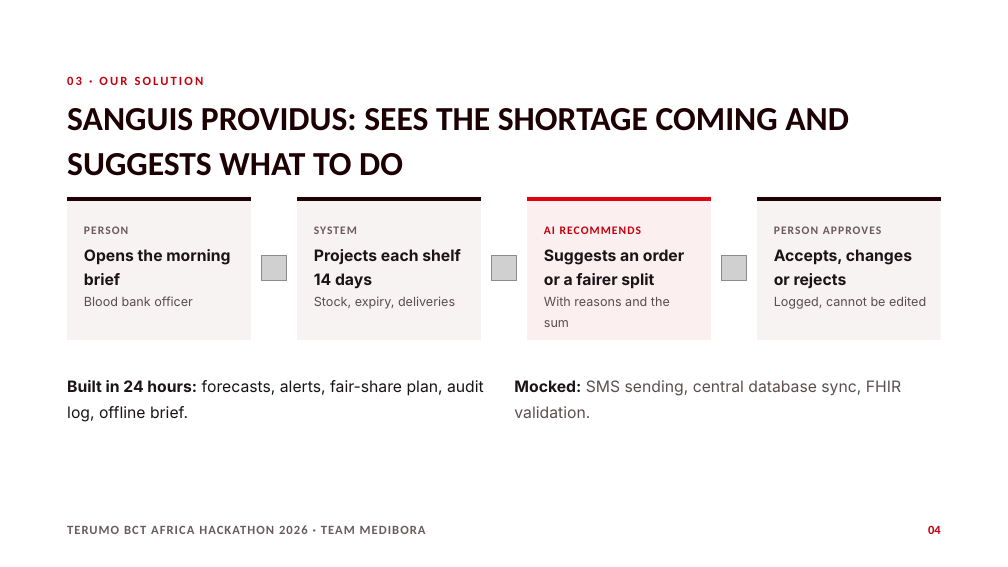
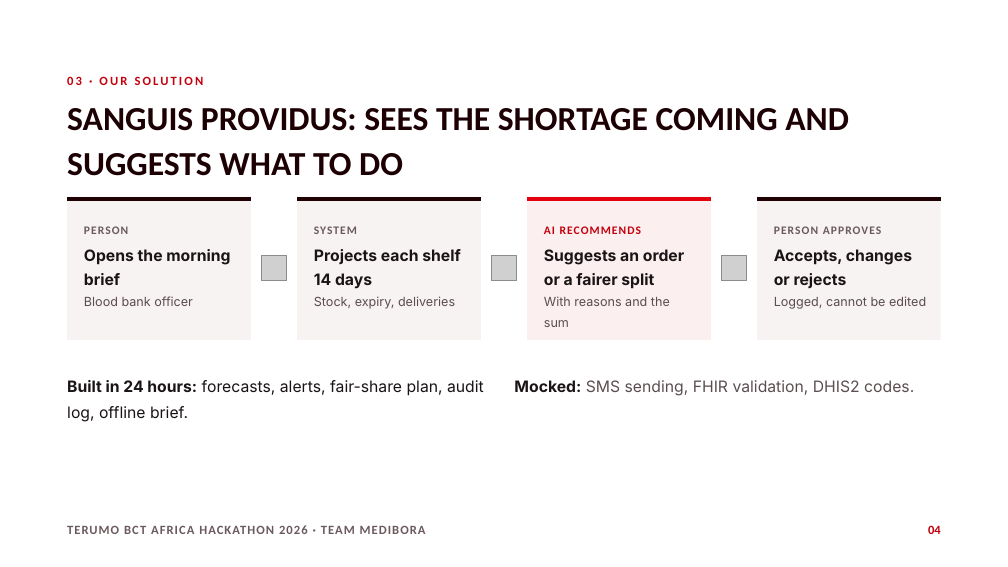
Before and after one commit to CodeWithEugene/Terumo-BCT-Africa-Hackathon, a slide deck: slide 4 of docs/pitch/MediBora_Pitch_Deck.pptx. Drawn at 1008x567 pixels with LibreOffice and Linux fonts; fonts in the diff are those of the drawing; grey boxes stand for pictures. Boxes give left, top, right and bottom in pixels: in the first picture for what was removed or moved away, otherwise in the second. Text is boxed around its words. In the diff, an @@ line names an element or a change of style, - is before the commit and + after.

```diff
--- a/docs/pitch/MediBora_Pitch_Deck.pptx
+++ b/docs/pitch/MediBora_Pitch_Deck.pptx
@@ text at [514,380,914,396]: text changed @@
-Mocked: SMS sending, central database sync, FHIR validation.
+Mocked: SMS sending, FHIR validation, DHIS2 codes.
```
Also in this commit, not shown: 1 other file.
